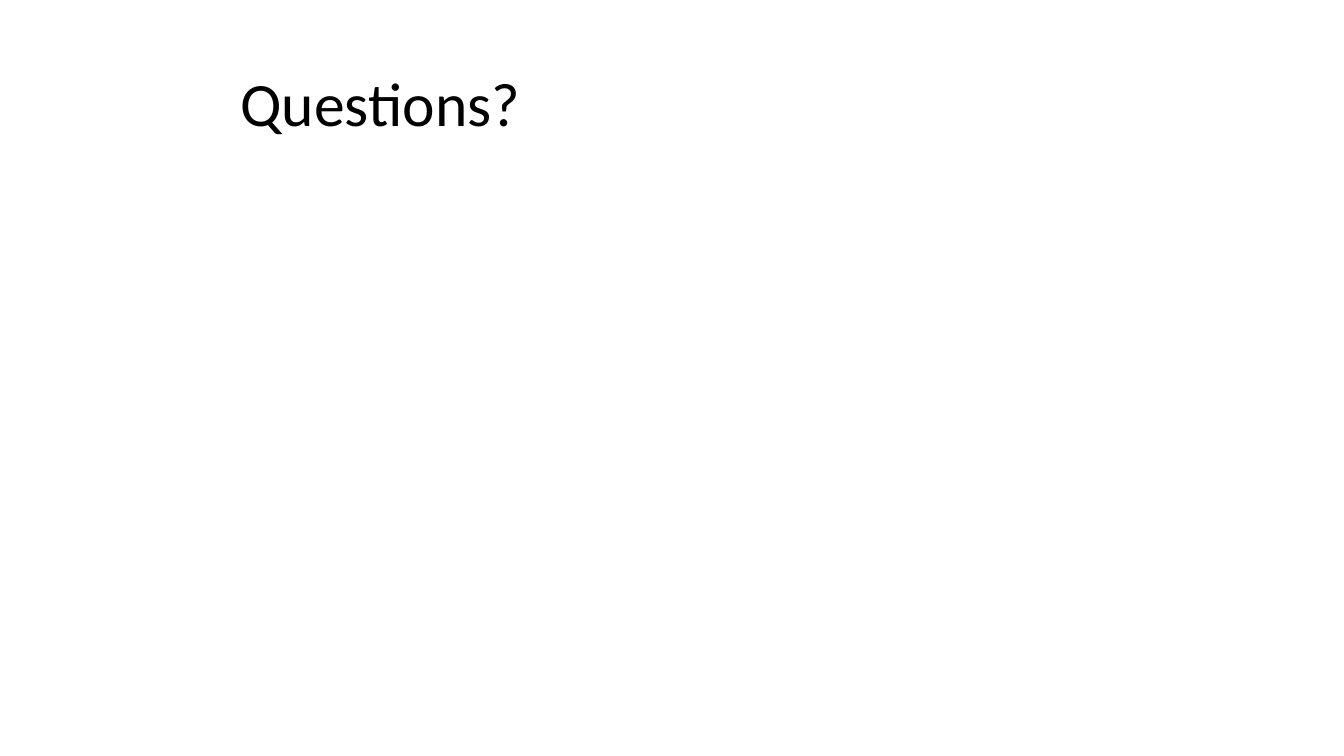
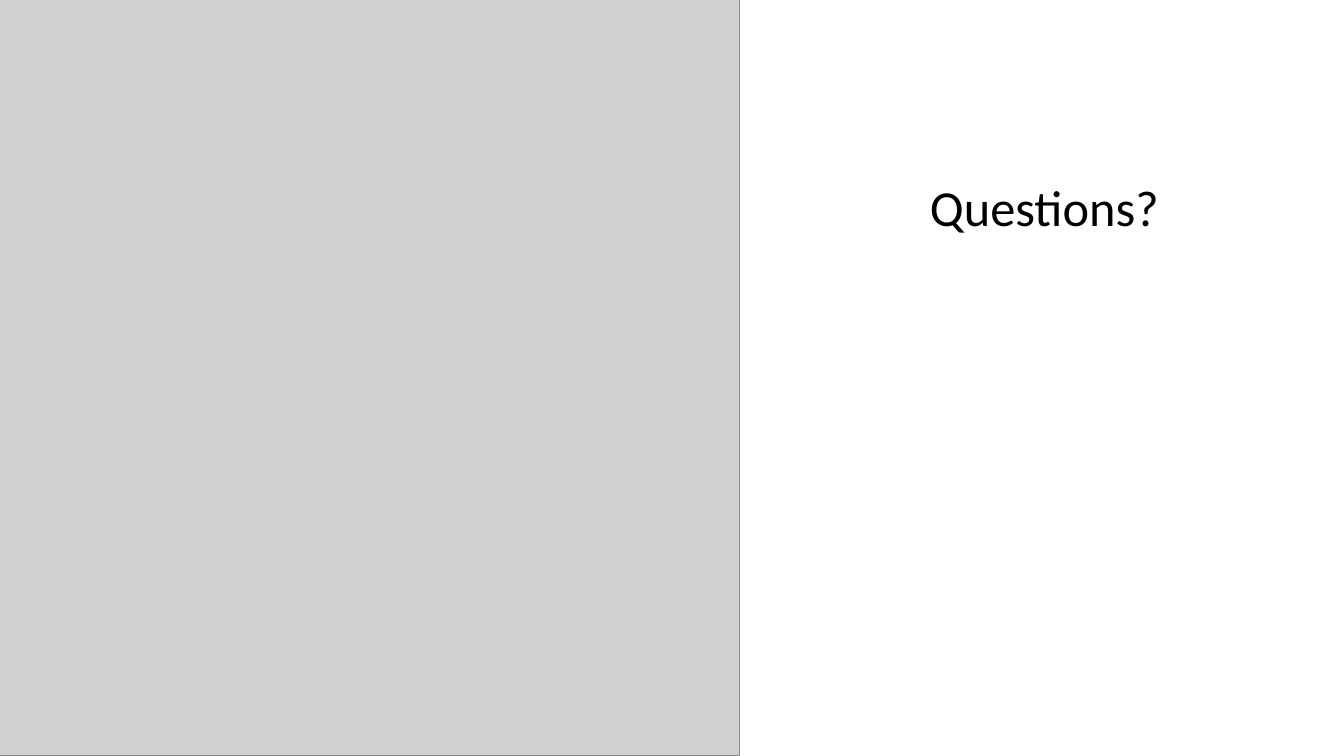
Before and after one commit to JackyUT2023/project3-group8, a slide deck: slide 11 of Project 3 Group 8 - Museums of the United States.pptx. Drawn at 1344x756 pixels with LibreOffice and Linux fonts; fonts in the diff are those of the drawing; grey boxes stand for pictures. Boxes give left, top, right and bottom in pixels: in the first picture for what was removed or moved away, otherwise in the second. Text is boxed around its words. In the diff, an @@ line names an element or a change of style, - is before the commit and + after.

Commit message:
Slide Deck Update

```diff
--- a/Project 3 Group 8 - Museums of the United States.pptx
+++ b/Project 3 Group 8 - Museums of the United States.pptx
@@ picture added at (0,0,740,756) @@
@@ title "Questions?": place and size @@
-title "Questions?" at (241,83,520,134)
+title "Questions?" at (930,191,1159,233)
@@ title "Questions?" at (930,191,1159,233): size 44 to 36 pt; alignment left to centre; vertical alignment middle to top @@
```
Also in this commit, not shown: 3 other slides changed.
